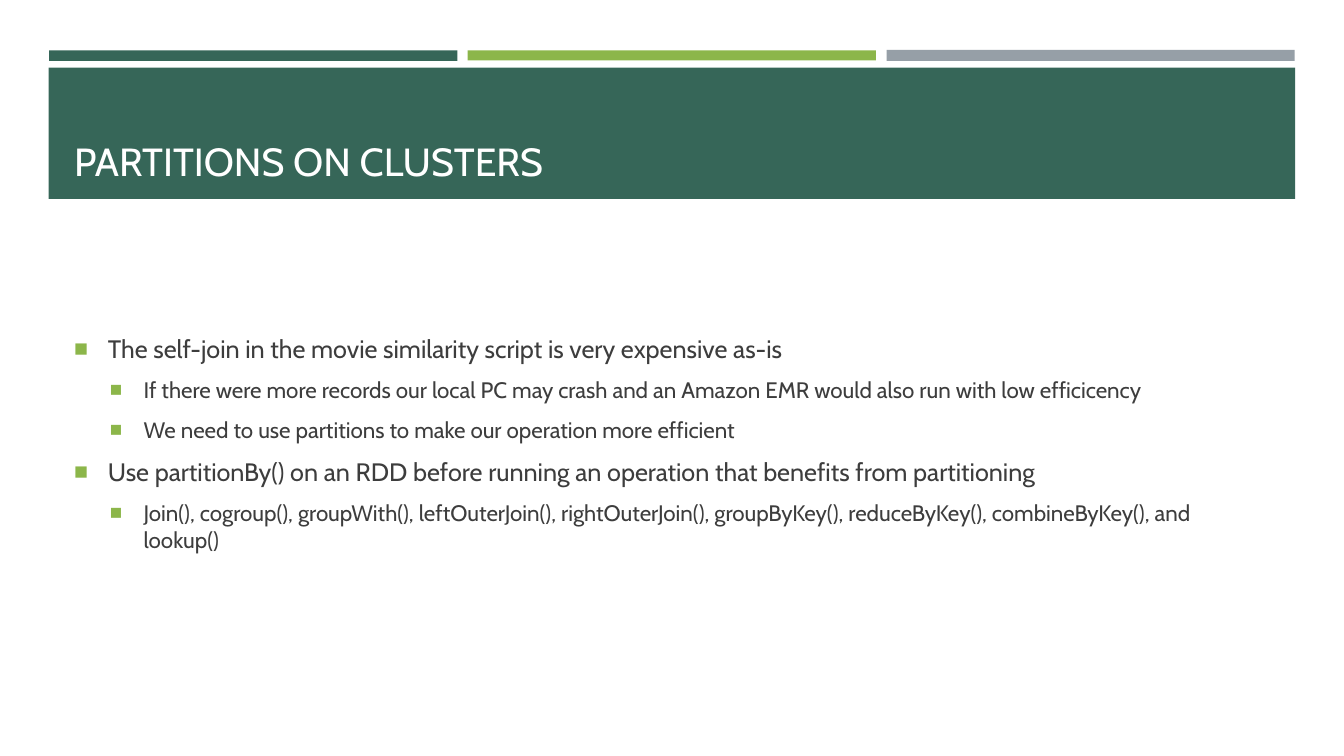
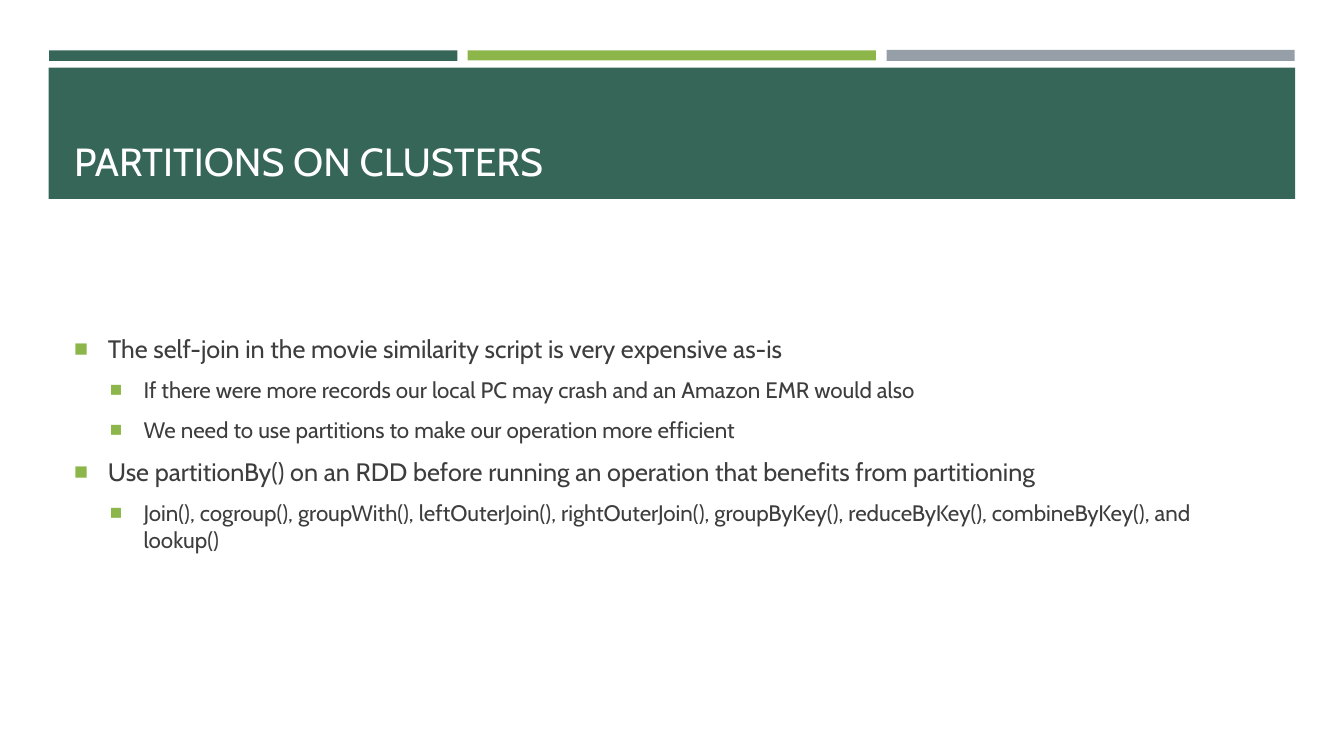
Before and after one commit to e-m-wilson/data_engineering, a slide deck: slide 97 of spark/Spark.pptx (slide 98 before the commit). Drawn at 1344x756 pixels with LibreOffice and Linux fonts; fonts in the diff are those of the drawing. Boxes give left, top, right and bottom in pixels: in the first picture for what was removed or moved away, otherwise in the second. Text is boxed around its words. In the diff, an @@ line names an element or a change of style, - is before the commit and + after.

```diff
--- a/spark/Spark.pptx
+++ b/spark/Spark.pptx
@@ text at [144, 381, 915, 404]: text changed @@
-  ■ If there were more records our local PC may crash and an Amazon EMR would also run with low efficicency
+  ■ If there were more records our local PC may crash and an Amazon EMR would also
```
Also in this commit, not shown: 3 other slides changed, 34 slides added, 6 other files.
